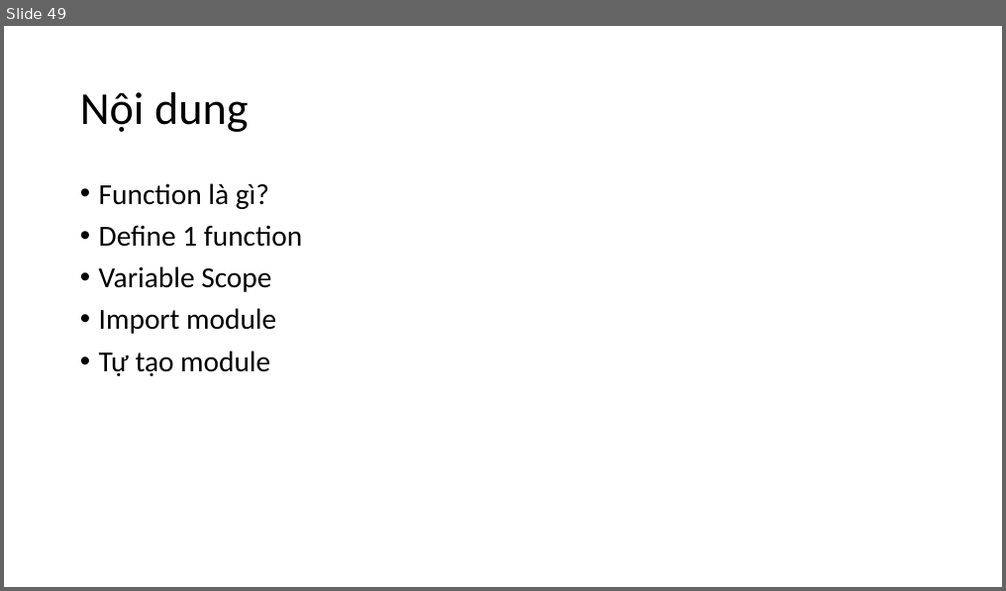
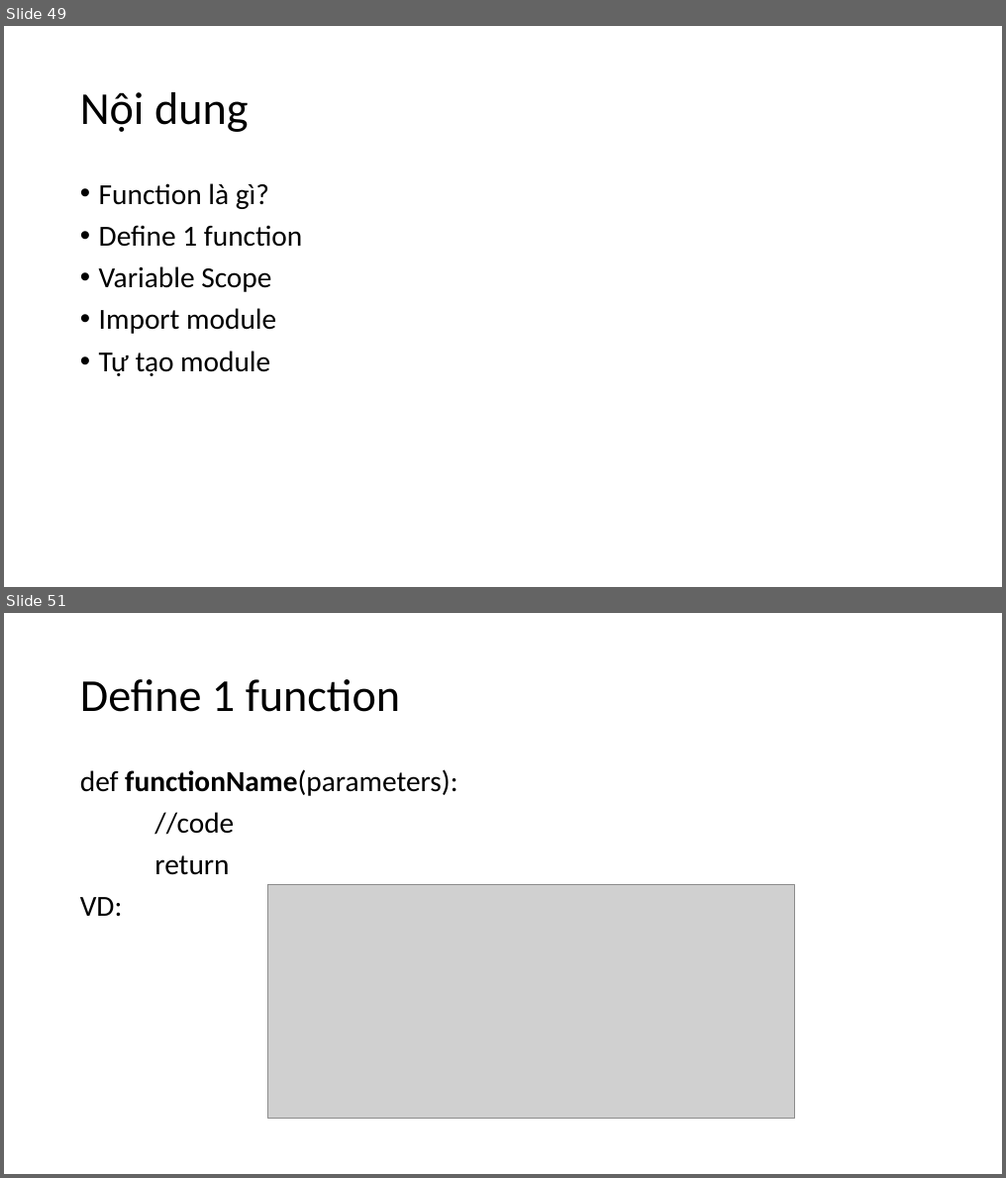
Before and after one commit to levinhhoang16/PyOpenCVCourse, a slide deck: Lecture/PythonCoban.pptx. Shown one above the other, each under a label of ours: slide 49 before the commit, slides 49 and 51 after it; the slides between them are not shown. The pictures are 1006x591 and 1006x1178 pixels, drawn with LibreOffice and Linux fonts; fonts in the diff are those of the drawing; grey boxes stand for pictures. Boxes give left, top, right and bottom in pixels: in the first picture for what was removed or moved away, otherwise in the second. Text is boxed around its words. In the diff, an @@ line names an element or a change of style, - is before the commit and + after.

```diff
--- a/Lecture/PythonCoban.pptx
+++ b/Lecture/PythonCoban.pptx
@@ slide 51 added at bbox=[4, 613, 1002, 1174], background #FFFFFF @@
@@ title added at bbox=[80, 679, 400, 712], 44 pt, text #000000 @@
+Define 1 function
@@ text added at bbox=[80, 769, 457, 917], 28 pt, text #000000 @@
+def functionName(parameters):
+//code
+return
+VD:
@@ picture added at bbox=[268, 884, 795, 1118] @@
```
Also in this commit, not shown: 6 other slides added, 3 other files.
